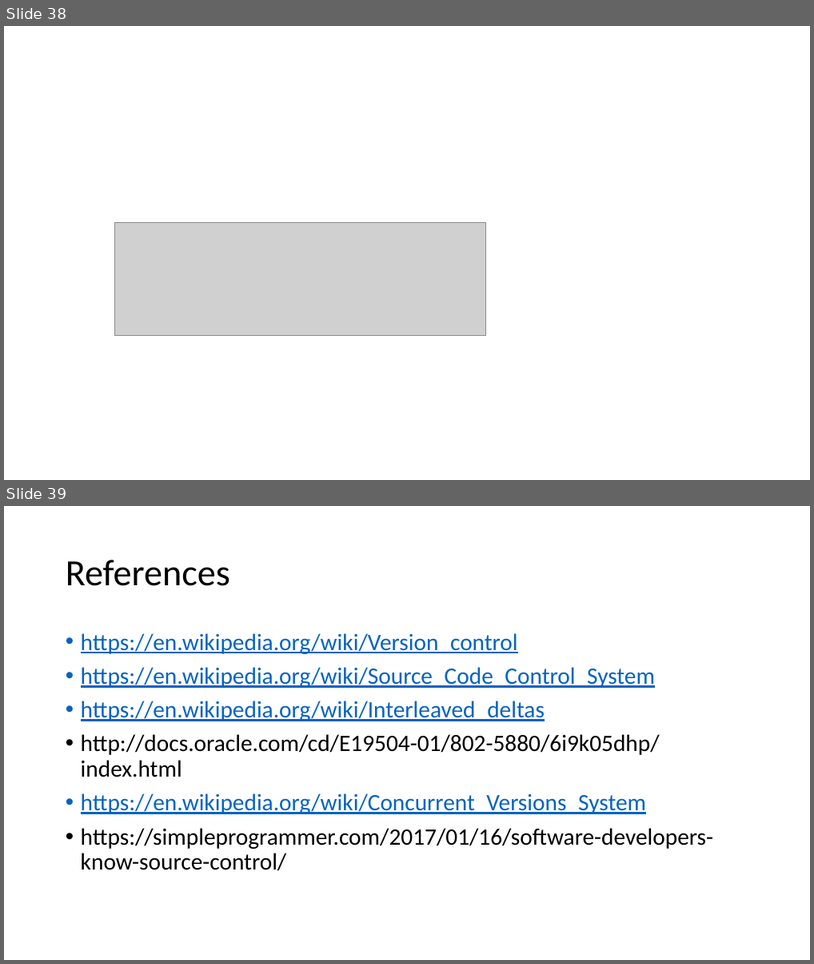
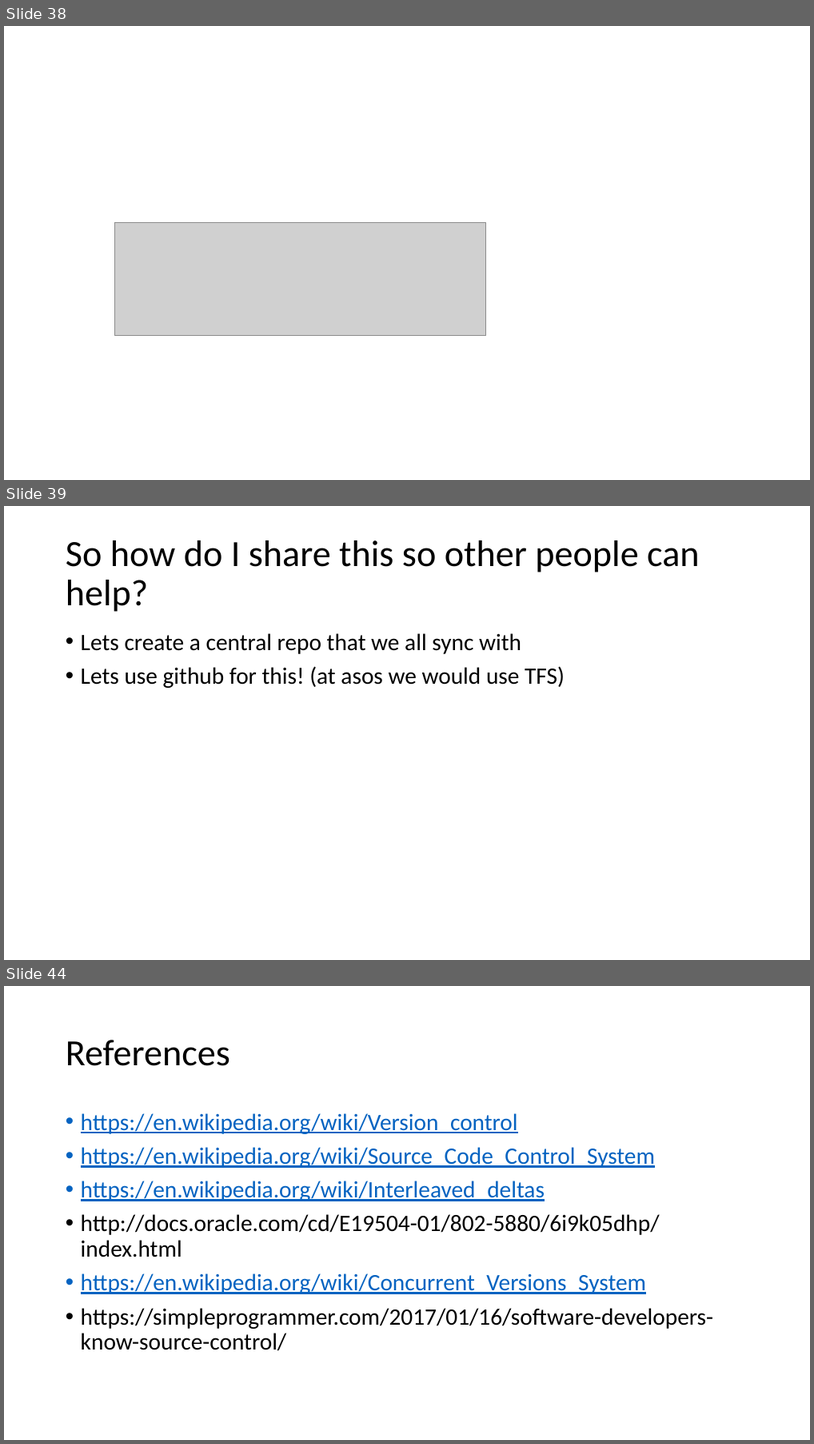
Before and after one commit to milodotnet/bootcamp, a slide deck: SourceControlPresentation.pptx. Shown one above the other, each under a label of ours: slides 38 and 39 before the commit, slides 38, 39 and 44 after it; the slides between them are not shown. The pictures are 814x964 and 814x1444 pixels, drawn with LibreOffice and Linux fonts; fonts in the diff are those of the drawing; grey boxes stand for pictures. Boxes give left, top, right and bottom in pixels: in the first picture for what was removed or moved away, otherwise in the second. Text is boxed around its words. In the diff, an @@ line names an element or a change of style, - is before the commit and + after.

```diff
--- a/SourceControlPresentation.pptx
+++ b/SourceControlPresentation.pptx
@@ slide 39 added at bbox=[4, 506, 810, 960], background #FFFFFF @@
@@ title added at bbox=[66, 540, 700, 612], 44 pt, text #000000 @@
+So how do I share this so other people can help?
@@ text added at bbox=[81, 633, 565, 688], 28 pt, text #000000 @@
+• Lets create a central repo that we all sync with
+• Lets use github for this! (at asos we would use TFS)
@@ what was slide 39 is now slide 44 @@
```
Also in this commit, not shown: 3 slides changed, 4 other slides added.
